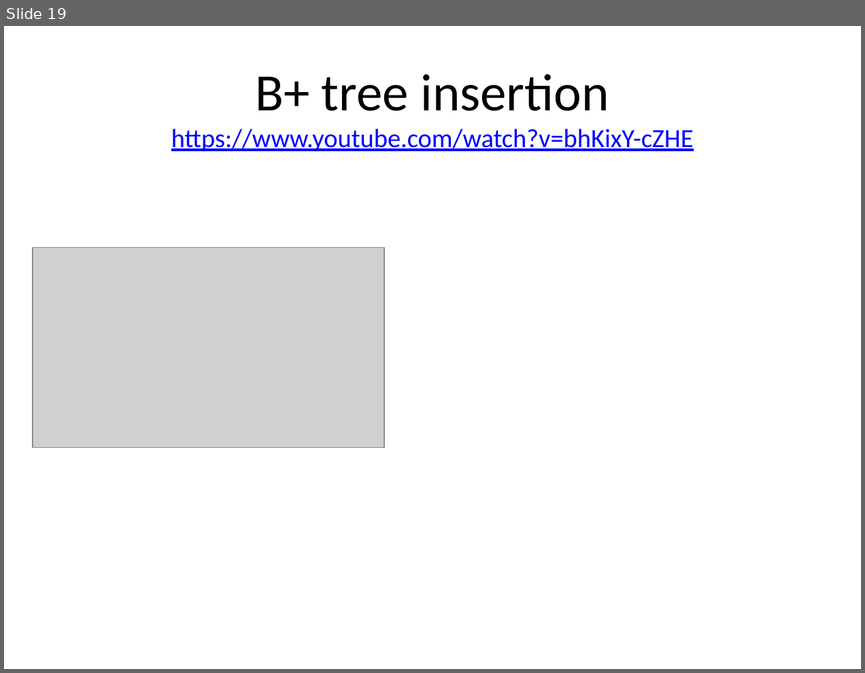
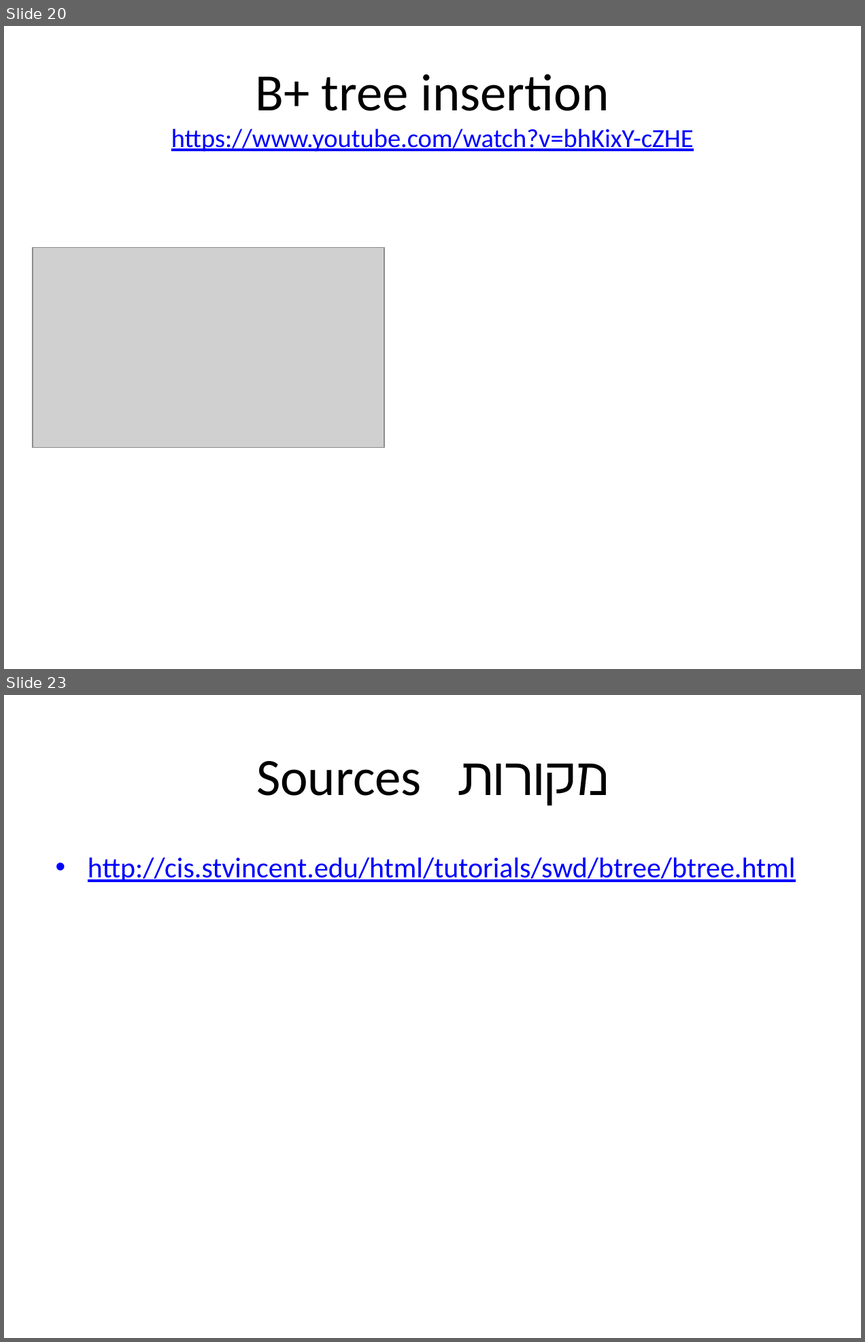
Before and after one commit to Kaitel/OOP, a slide deck: 20277 Database systems/Indexing and Hashing_chapater11.pptx. Shown one above the other, each under a label of ours: slide 19 before the commit, slides 20 and 23 after it; the slides between them are not shown. The pictures are 865x673 and 865x1342 pixels, drawn with LibreOffice and Linux fonts; fonts in the diff are those of the drawing; grey boxes stand for pictures. Boxes give left, top, right and bottom in pixels: in the first picture for what was removed or moved away, otherwise in the second. Text is boxed around its words. In the diff, an @@ line names an element or a change of style, - is before the commit and + after.

```diff
--- a/20277 Database systems/Indexing and Hashing_chapater11.pptx
+++ b/20277 Database systems/Indexing and Hashing_chapater11.pptx
@@ slide 23 added at bbox=[4, 695, 861, 1338], background #FFFFFF @@
@@ title added at bbox=[256, 761, 609, 806], 44 pt, text #000000 @@
+Sources מקורות
@@ text added at bbox=[88, 857, 796, 882], 24 pt, text #0000FF, underline @@
+• http://cis.stvincent.edu/html/tutorials/swd/btree/btree.html
@@ what was slide 19 is now slide 20 @@
```
Also in this commit, not shown: 3 other slides added, 1 slide removed, 7 other files.
